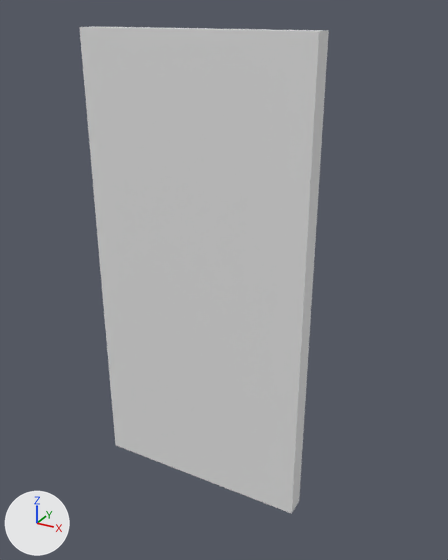
Before and after pictures for a commit that changed the Blender file BeyondTheBlackRainbow/BeyondTheBlackRainbow/Assets/Models/Door.blend.
Both versions are drawn from a 50 mm lens placed at (1.09, -1.94, 2.02), pointed at (-0.03, 0.11, 0.99). The lights are fixed; the arrows at lower left show +X, +Y and +Z. Materials are left out; every surface is plain grey.

Before the edit, the objects in view are built like this:
```python
me_cube_005 = bpy.data.meshes.new('Cube.005')
me_cube_005.from_pydata(...)  # a box spanning x -1.0..1.0, y -1.0..1.0, z -0.92..1.04
ob_door = bpy.data.objects.new('Door', me_cube_005)
ob_door.location = (-0.16, 0.111, 0.884)
ob_door.scale = (0.492, 0.0438, 1.02)
```
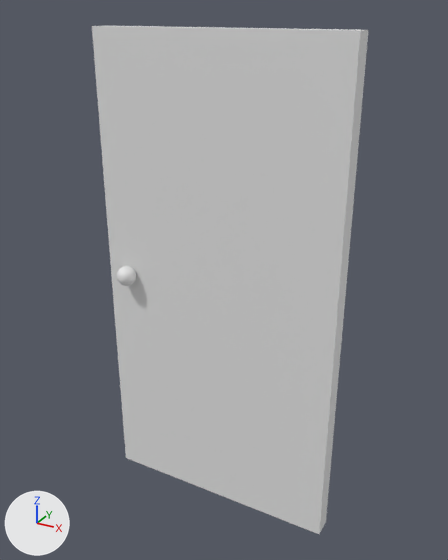
The change, as a diff of the scene's bpy script:
```diff
--- a/BeyondTheBlackRainbow/BeyondTheBlackRainbow/Assets/Models/Door.blend.py
+++ b/BeyondTheBlackRainbow/BeyondTheBlackRainbow/Assets/Models/Door.blend.py
@@ me_cube_005 @@
 # used by ob_door; location = (-0.16, 0.111, 0.884); scale = (0.492, 0.0438, 1.02)
-me_cube_005.from_pydata(...)  # 8 vertices, 6 faces; spans x -1.0..1.0, y -1.0..1.0, z -0.92..1.04
+me_cube_005.from_pydata(...)  # 490 vertices, 518 faces; spans x -1.0..0.0, y -0.11..0.04, z 0.0..1.95
+# me_cube_005 part 1: 8 vertices removed from x -1.0..1.0, y -1.0..1.0, z -0.92..1.04; 490 vertices added at x -1.0..0.0, y -0.11..0.04, z 0.0..1.95
@@ ob_door @@
 ob_door = bpy.data.objects.new('Door', me_cube_005)
-ob_door.location = (-0.16, 0.111, 0.884)
-ob_door.scale = (0.492, 0.0438, 1.02)
+ob_door.location = (0.5, 0.0, 0.0)
```

Pixel boxes [x1, y1, x2, y2] of what changed, in the pictures (448 x 560 px):
'Door', reshaped, moved, rescaled (11% wider)
    before: [79, 27, 329, 514]
    after: [92, 26, 369, 534]
